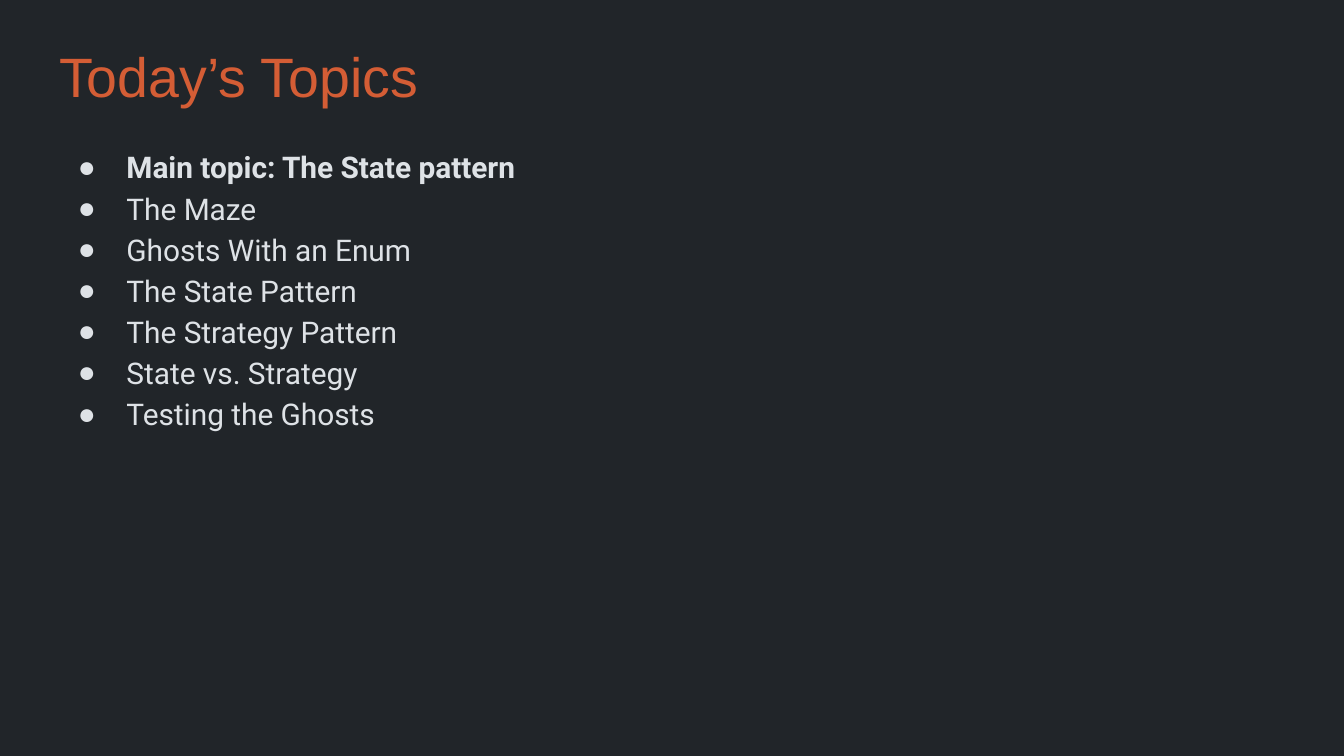
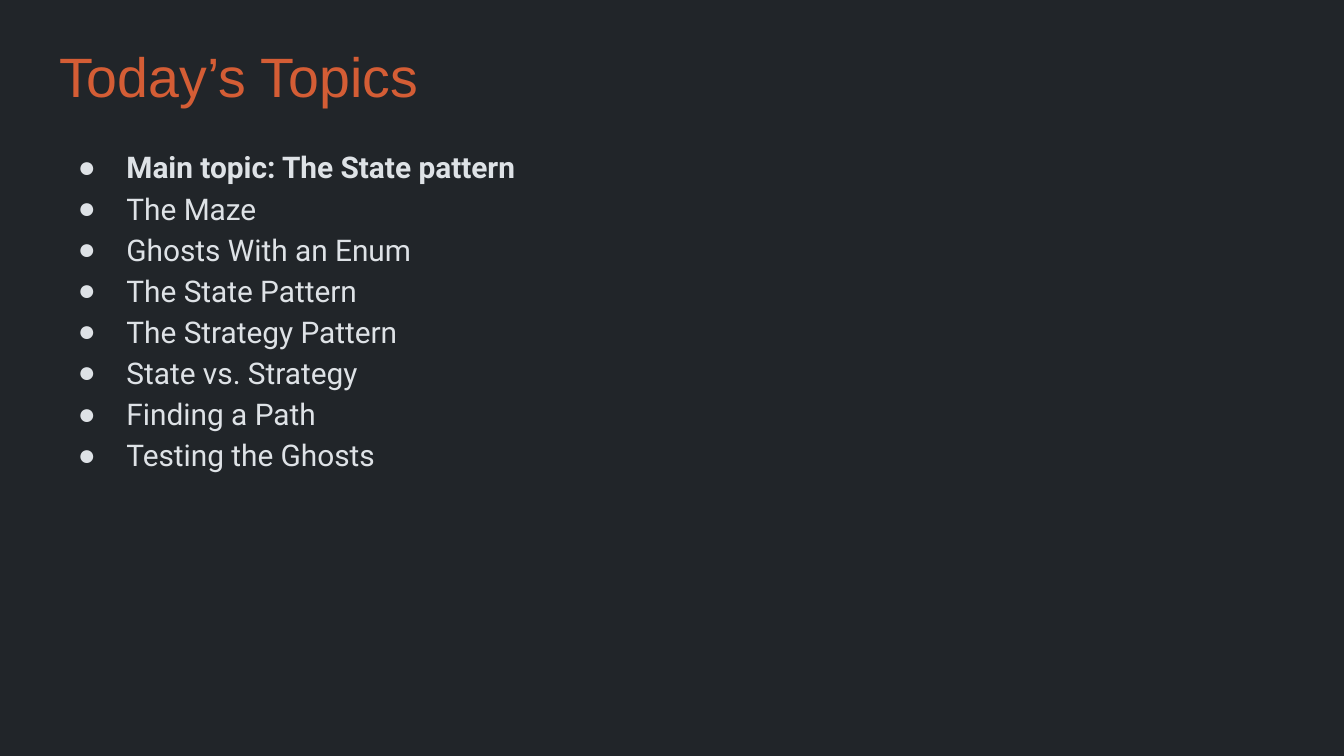
Before and after one commit to Metamate/gar, a slide deck: slide 4 of slides/05 Pac-Man.pptx. Drawn at 1344x756 pixels with LibreOffice and Linux fonts; fonts in the diff are those of the drawing. Boxes give left, top, right and bottom in pixels: in the first picture for what was removed or moved away, otherwise in the second. Text is boxed around its words. In the diff, an @@ line names an element or a change of style, - is before the commit and + after.

```diff
--- a/slides/05 Pac-Man.pptx
+++ b/slides/05 Pac-Man.pptx
@@ text at (126, 402, 316, 431): paragraph added @@
+● Finding a Path
```
Also in this commit, not shown: 6 other slides changed, 6 slides added, 3 other files.
